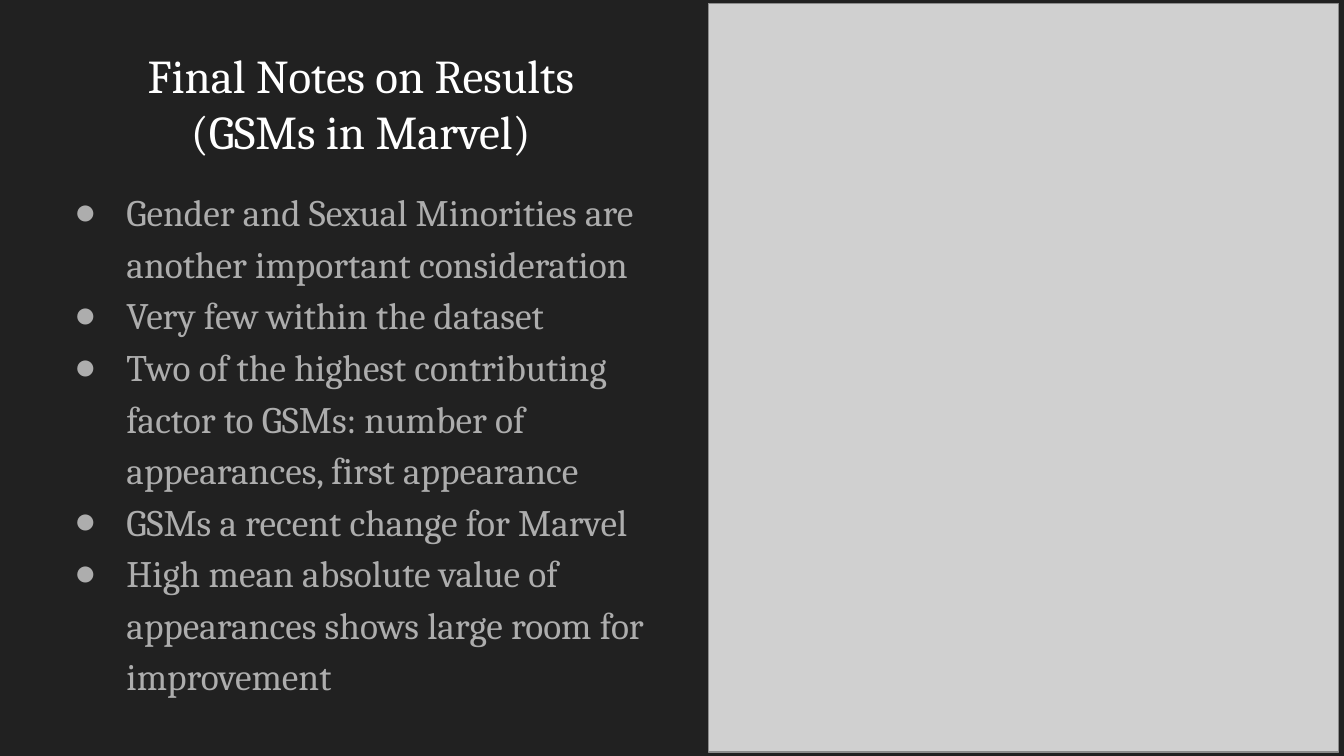
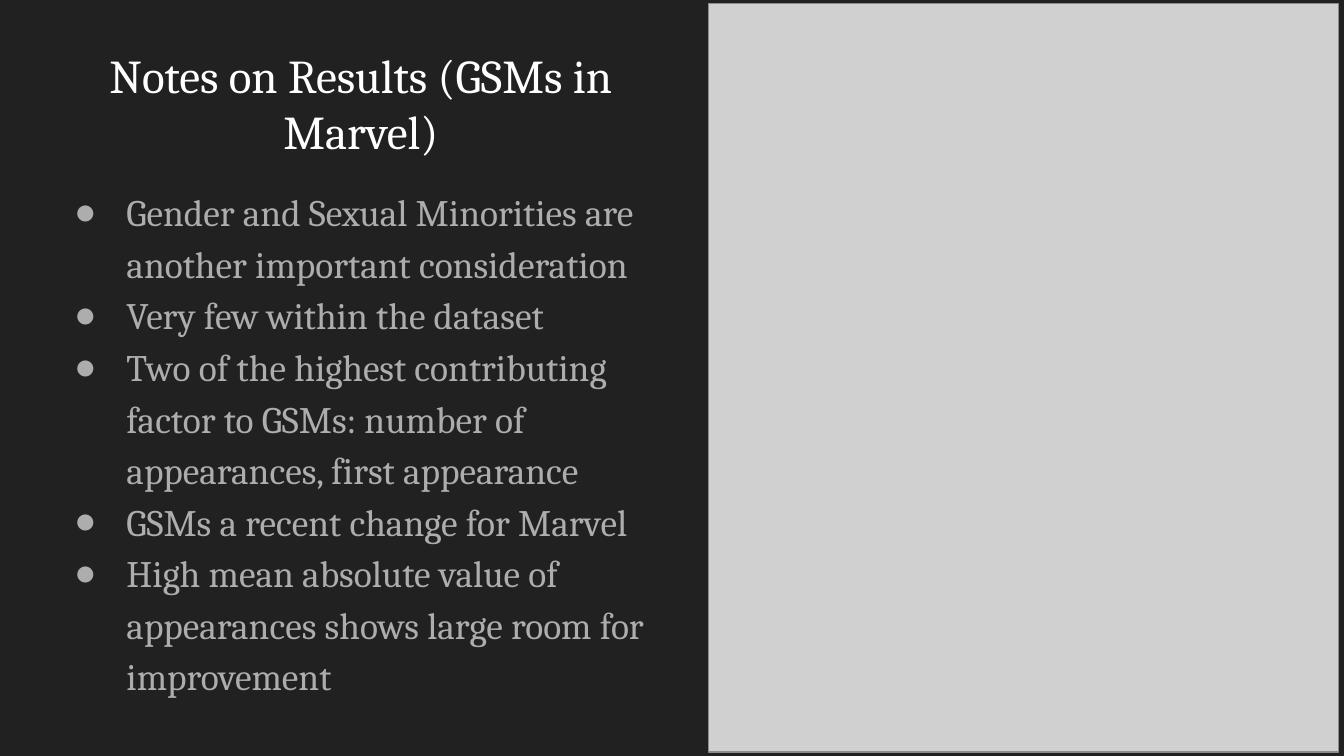
Before and after one commit to morgannmccarty/ds4400_project, a slide deck: slide 16 of Analysis on Biases in Comic Characters.pptx. Drawn at 1344x756 pixels with LibreOffice and Linux fonts; fonts in the diff are those of the drawing; grey boxes stand for pictures. Boxes give left, top, right and bottom in pixels: in the first picture for what was removed or moved away, otherwise in the second. Text is boxed around its words. In the diff, an @@ line names an element or a change of style, - is before the commit and + after.

```diff
--- a/Analysis on Biases in Comic Characters.pptx
+++ b/Analysis on Biases in Comic Characters.pptx
@@ title at bbox=[109, 60, 612, 156]: text changed @@
-Final Notes on Results (GSMs in Marvel)
+Notes on Results (GSMs in Marvel)
```
Also in this commit, not shown: 1 slide added, 1 other file.
